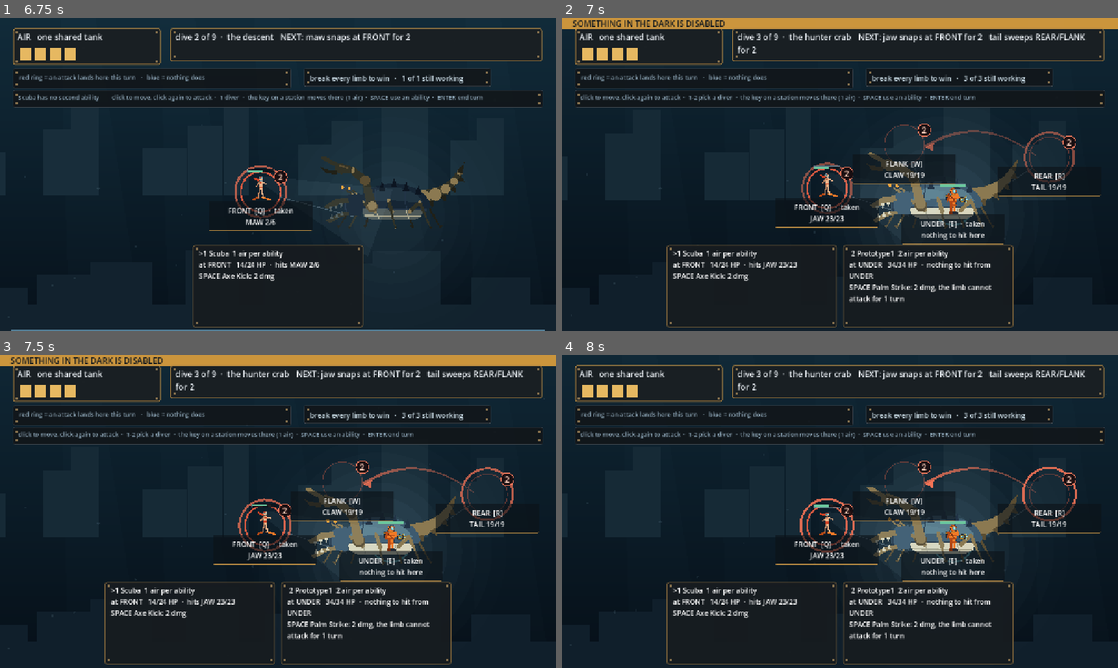
Above: before the commit, frames 1-4 (two rows, left to right).
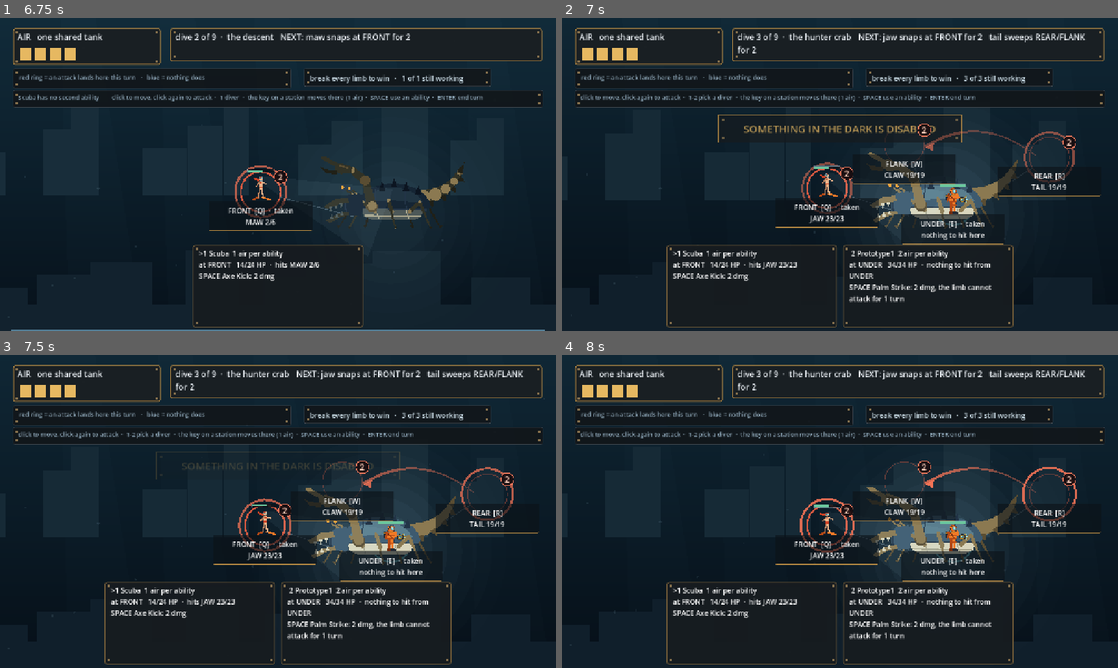
Above: after the commit, the same moments.

Repository: ImmortalDemonGod/salvage
Game: Godot game, scene res://game/main.tscn
Two runs of this game, one before a commit and one after it. Both use one fixed random seed, a clock stepped at 60 frames per second and the inputs below.
Inputs (mouse positions are in pixels of both pictures, inside the frame that each line leads up to):
- Up to frame 1 (6.75 s): tap Enter every 0.75 s from 0.5 to 4.25 s; move the mouse to (400, 158) at 0.52 s; hold W 0.53-1.25 s; tap 1 at 0.6 s; click (400, 158) at 0.67 s; tap Space at 0.77, 3.77 s; drag from (166, 190) to (250, 237) at 1.27 s; move the mouse to (333, 105) at 2.02 s; hold W 2.03-2.75 s; tap 3 at 2.1 s; drag from (250, 237) to (111, 127) at 2.77 s; move the mouse to (444, 221) at 3.52 s; tap Q at 3.6 s; drag from (111, 127) to (194, 96) at 4.27 s; move the mouse to (305, 174) at 5.02 s; tap R at 5.1 s; click (305, 174) at 5.17 s; drag from (194, 96) to (166, 190) at 5.77 s; move the mouse to (400, 158) at 6.52 s; hold W from 6.53 s (still down); tap F at 6.6 s
- Up to frame 2 (7 s): keep holding W; tap Space at 6.77 s
- Up to frame 3 (7.5 s): release W at 7.25 s; drag from (166, 527) to (250, 574) at 7.27 s
- Up to frame 4 (8 s): no input

Frame 1 is identical in both runs. In frame 2, 4.1% of the frame differs, in the area x 0-100%, y 0-40%; in frame 3, 3.9%; in frame 4, nothing differs.

Commit message:
winning should not look like a build notice
A full-width orange strip across the top of the screen was read by a
reviewer as 'half the game is switched off'. It is a stamped brass plate
now, centred, rivets at the corners, in the same language as the rest of
the diver's gear, and it fades rather than vanishing.

Diff:
--- a/game/main.gd
+++ b/game/main.gd
@@ -1198,8 +1198,16 @@
 func _draw_banner() -> void:
 	var f: Font = ThemeDB.fallback_font
 	var w: Vector2 = size.max(DESIGN)
-	draw_rect(Rect2(Vector2.ZERO, Vector2(w.x, 26)), Color(0.86, 0.62, 0.24, 0.92))
-	draw_string(f, Vector2(24, 20), _won, HORIZONTAL_ALIGNMENT_LEFT, -1, 19, Color(0.06, 0.09, 0.12))
+	var a: float = clampf(_hold / 0.9, 0.0, 1.0)
+	var wide := 560.0
+	var at := Vector2(w.x * 0.5 - wide * 0.5, 224.0)
+	draw_rect(Rect2(at, Vector2(wide, 62)), Color(PLATE.r, PLATE.g, PLATE.b, 0.95 * a))
+	draw_rect(Rect2(at, Vector2(wide, 62)), Color(BRASS.r, BRASS.g, BRASS.b, a), false, 2.0)
+	for c in [at + Vector2(8, 8), at + Vector2(wide - 13, 8),
+			at + Vector2(8, 49), at + Vector2(wide - 13, 49)]:
+		draw_rect(Rect2(c, Vector2(5, 5)), Color(RIVET.r, RIVET.g, RIVET.b, a))
+	draw_string(f, at + Vector2(0, 40), _won, HORIZONTAL_ALIGNMENT_CENTER, wide, 24,
+		Color(BRASS_LIT.r, BRASS_LIT.g, BRASS_LIT.b, a))
 
 # who is standing here, said the same way everywhere
 func here_free(st: int) -> String:
